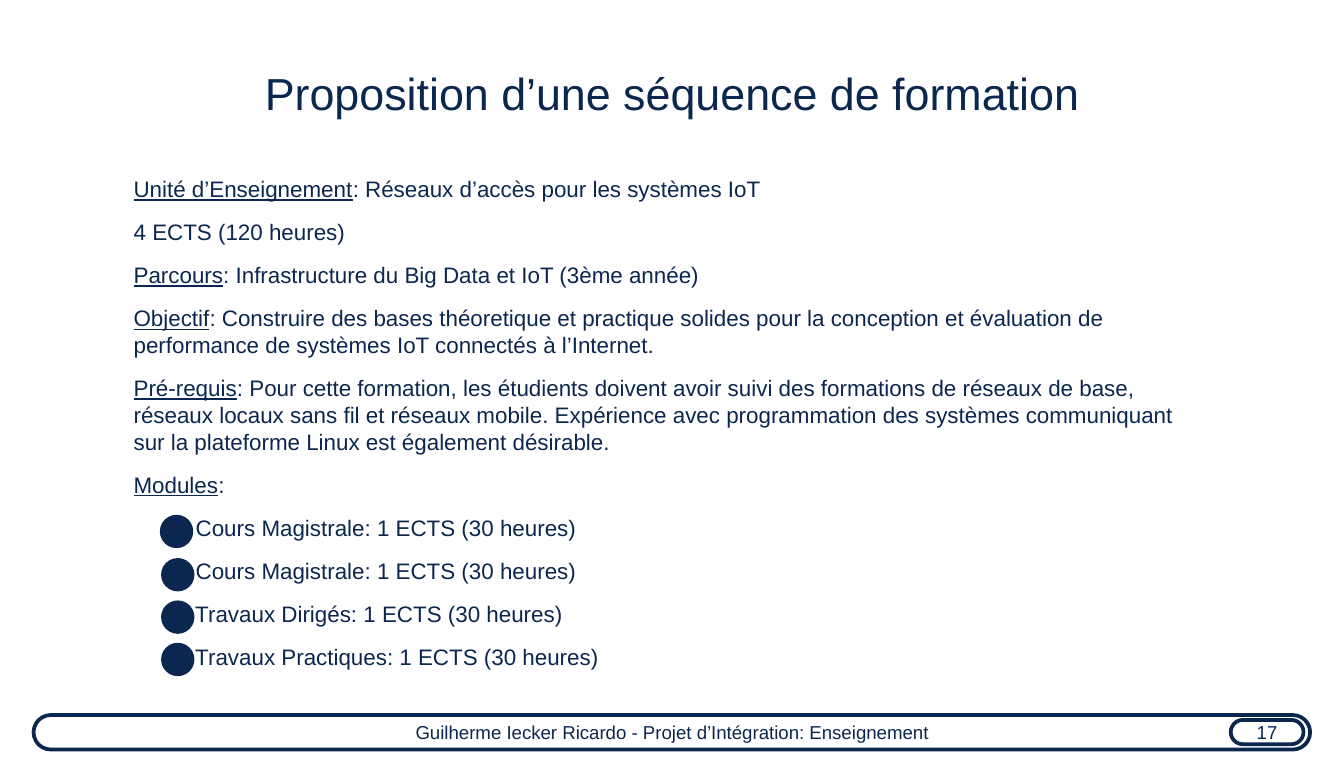
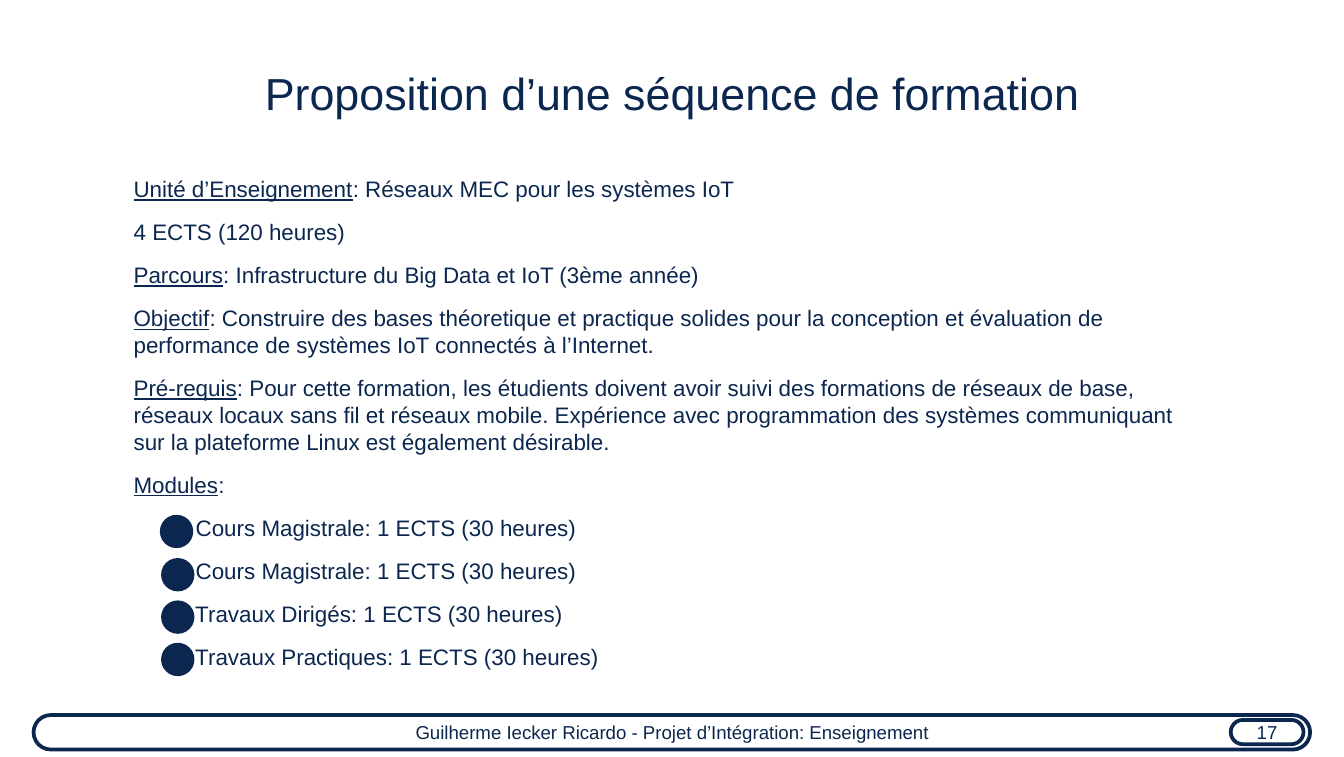
Before and after one commit to guilhermeir/mcf, a slide deck: slide 18 of toulouse_audition.odp. Drawn at 1344x757 pixels with LibreOffice and Linux fonts; fonts in the diff are those of the drawing. Boxes give left, top, right and bottom in pixels: in the first picture for what was removed or moved away, otherwise in the second. Text is boxed around its words. In the diff, an @@ line names an element or a change of style, - is before the commit and + after.

```diff
--- a/toulouse_audition.odp
+++ b/toulouse_audition.odp
@@ text at (x1=134, y1=180, x2=734, y2=202): text changed @@
-Unité d’Enseignement: Réseaux d’accès pour les systèmes IoT
+Unité d’Enseignement: Réseaux MEC pour les systèmes IoT
```
Also in this commit, not shown: 1 other slide changed, 4 other files.
